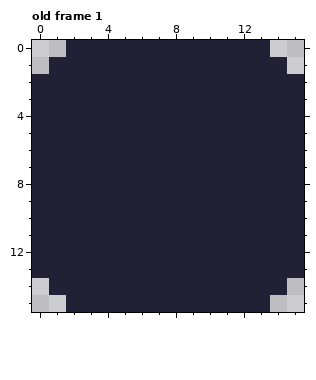
Pixel-art file: assets/base_theme/checkbox/checkbox.aseprite. The picture above is the old version.
16x16 pixels, 2 frames. Shown: old frame 1. The commit also changed other frames, which this record leaves out.
And afterwards:
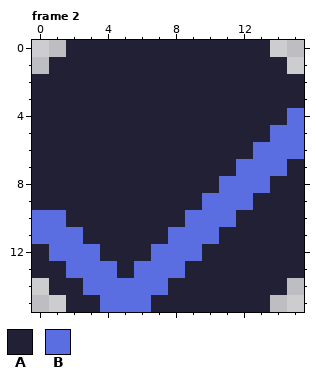
Palette (. is transparent): A #222034  B #5b6ee1
A new or re-ordered frame is compared with the old frame closest to it.
Difference:
frames re-ordered
Frame 2 against old frame 1:
y 4: x 15 A -> B
y 5: x 14..15 AA -> BB
y 6: x 13..15 AAA -> BBB
y 7: x 12..14 AAA -> BBB
y 8: x 11..13 AAA -> BBB
y 9: x 10..12 AAA -> BBB
y 10: x 0..1 AA -> BB; x 9..11 AAA -> BBB
y 11: x 0..2 AAA -> BBB; x 8..10 AAA -> BBB
y 12: x 1..3 AAA -> BBB; x 7..9 AAA -> BBB
y 13: x 2..4 AAA -> BBB; x 6..8 AAA -> BBB
y 14: x 3..7 AAAAA -> BBBBB
y 15: x 4..6 AAA -> BBB
